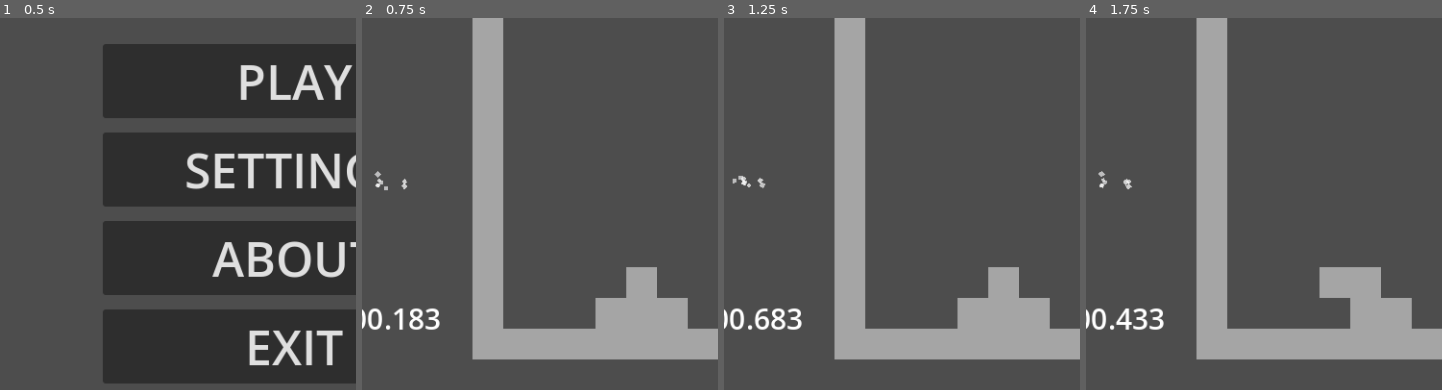
Above: before the commit, frames 1-4 (left to right).
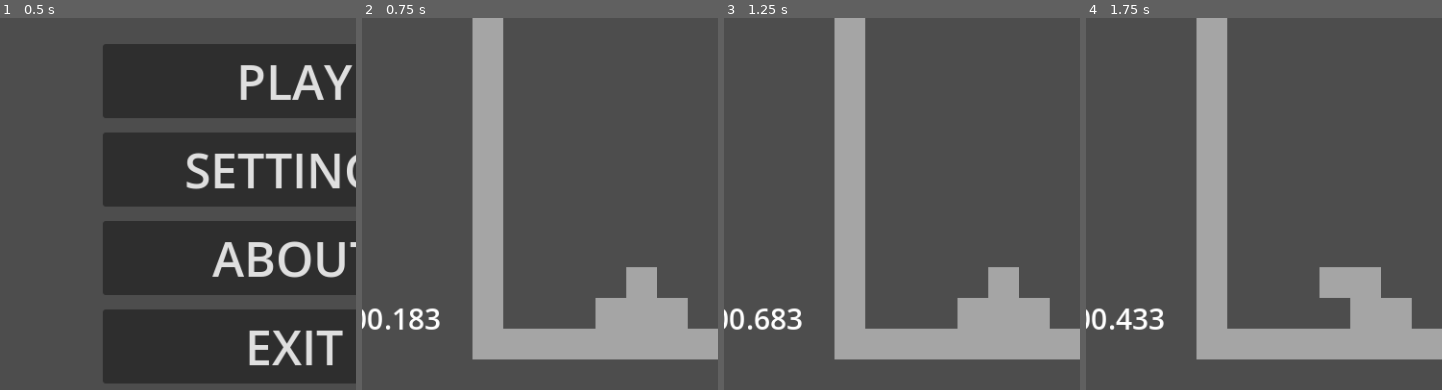
Above: after the commit, the same moments.

Repository: eltonchan1/tetris-elslies-version
Game: Godot game, scene res://tile_map.tscn
The game is run twice, just before and just after one commit, with the same random seed, the same clock (stepped at 60 frames per second) and the same inputs.
Inputs:
- Up to frame 1 (0.5 s): no input
- Up to frame 2 (0.75 s): click "PLAY" at 0.5 s
- Up to frame 3 (1.25 s): no input
- Up to frame 4 (1.75 s): click "NEW GAME" at 1.25 s
The pictures show only the part of the screen within x 7-57%, y 50-100%; the shares and areas given below are measured in that part.

Frame 1 is identical in both runs. In frame 2, 0.1% of the frame differs, in the area x 3-13%, y 41-47%; in frame 3, 0.1%, in the area x 2-12%, y 42-46%; in frame 4, 0.1%.

Commit message:
mainmenu18

Diff:
--- a/tile_map.gd
+++ b/tile_map.gd
@@ -15,6 +15,7 @@
 	# sound design & music
 		# satisfying
 	# background that is like echo idk how to describe
+	# the board has one extra row :sob:
 
 # tilemap layer references
 @onready var board_layer : TileMapLayer = $Game/board
@@ -504,7 +505,32 @@
 	clear_piece()
 	cur_pos = get_ghost_position()
 	draw_piece(active_piece, cur_pos, piece_atlas, active_layer)
+	spawn_hard_drop_particles()
 	lock_piece()
+
+func spawn_hard_drop_particles():
+	var particle_template = $Game/Particles/HardDropContact
+	var particle_template2 = $Game/Particles/CPUParticles2D
+	for block_offset in active_piece:
+		var block_grid_pos = cur_pos + block_offset
+		var below_pos = block_grid_pos + Vector2i(0,1)
+		var has_contact = not is_free(below_pos)
+		if has_contact:
+			var new_particles = particle_template.duplicate()
+			var new_particles2 = particle_template2.duplicate()
+			$Game/Particles.add_child(new_particles)
+			$Game/Particles.add_child(new_particles2)
+			var block_world_pos = board_layer.map_to_local(block_grid_pos)
+			block_world_pos.y += 16
+			new_particles.position = block_world_pos
+			new_particles2.position = block_world_pos
+			new_particles.one_shot = true
+			new_particles2.one_shot = true
+			new_particles.emitting = true
+			new_particles2.emitting = true
+			new_particles.restart()
+			new_particles2.restart()
+			# new one is -304
 
 func move_piece(dir):
 	if can_move(dir):
--- a/tile_map.tscn
+++ b/tile_map.tscn
@@ -41,6 +41,13 @@
 [sub_resource type="Gradient" id="Gradient_1n30v"]
 colors = PackedColorArray(1, 1, 1, 1, 1, 1, 1, 0)
 
+[sub_resource type="Curve" id="Curve_1n30v"]
+_data = [Vector2(0, 1), 0.0, 0.0, 0, 0, Vector2(1, 0.26966298), 0.0, 0.0, 0, 0]
+point_count = 2
+
+[sub_resource type="Gradient" id="Gradient_35kre"]
+colors = PackedColorArray(1, 1, 1, 1, 1, 1, 1, 0)
+
 [node name="Main" type="Node2D"]
 script = ExtResource("2_35kre")
 
@@ -511,9 +518,13 @@
 horizontal_alignment = 1
 vertical_alignment = 1
 
-[node name="CPUParticles2D" type="CPUParticles2D" parent="Game"]
-position = Vector2(-88, 520)
+[node name="Particles" type="Node2D" parent="Game"]
+
+[node name="HardDropContact" type="CPUParticles2D" parent="Game/Particles"]
+position = Vector2(-256, 64)
+emitting = false
 lifetime = 0.5
+one_shot = true
 explosiveness = 0.86
 emission_shape = 3
 emission_rect_extents = Vector2(16, 4)
@@ -527,6 +538,28 @@
 color_ramp = SubResource("Gradient_1n30v")
 anim_speed_max = 128.0
 
+[node name="HardDropBG" type="CPUParticles2D" parent="Game/Particles"]
+position = Vector2(-320, 64)
+emitting = false
+amount = 24
+lifetime = 2.5
+one_shot = true
+explosiveness = 1.0
+emission_shape = 3
+emission_rect_extents = Vector2(32, 320)
+direction = Vector2(0, 0.1)
+spread = 22.0
+gravity = Vector2(0, -300)
+initial_velocity_max = 50.0
+angular_velocity_min = -720.0
+angular_velocity_max = 720.0
+angle_min = -720.0
+angle_max = 720.0
+scale_amount_min = 2.5
+scale_amount_max = 5.0
+scale_amount_curve = SubResource("Curve_1n30v")
+color_ramp = SubResource("Gradient_35kre")
+
 [connection signal="pressed" from="MainMenu/VBoxContainer/PlayButton" to="." method="_on_play_button_pressed"]
 [connection signal="pressed" from="MainMenu/VBoxContainer/SettingsButton" to="." method="_on_settings_button_pressed"]
 [connection signal="pressed" from="MainMenu/VBoxContainer/AboutButton" to="." method="_on_about_button_pressed"]
Not shown: 1 places in tile_map.tscn that only renumber resources
